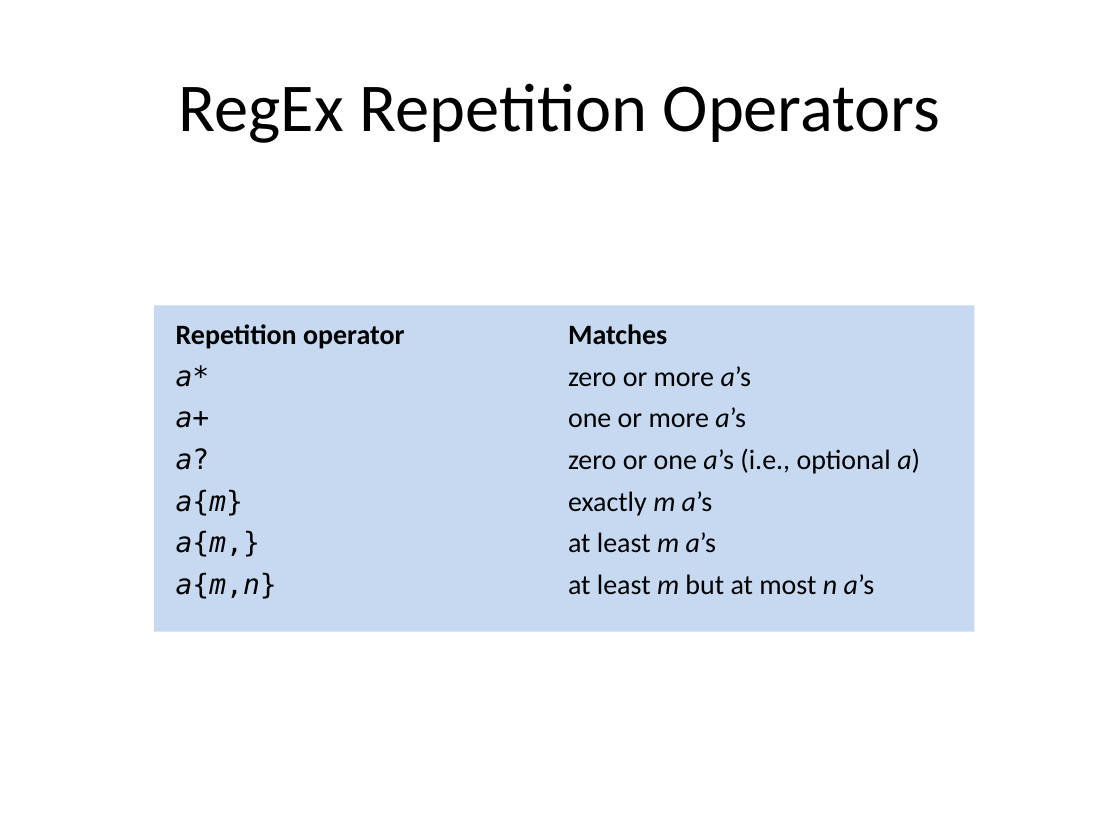
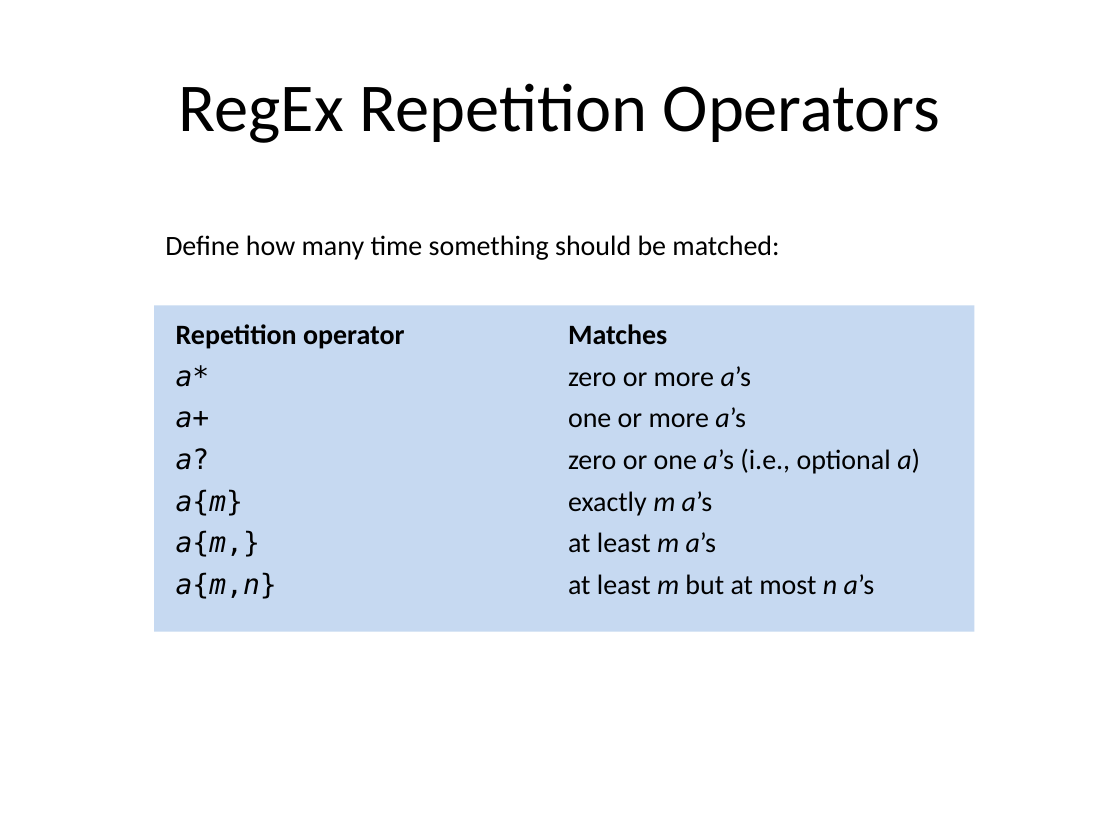
Before and after one commit to kbseah/perlcourse2017, a slide deck: slide 100 of Day1-1_JWI/Day1_intro_scalars_regex.pptx (slide 97 before the commit). Drawn at 1120x840 pixels with LibreOffice and Linux fonts; fonts in the diff are those of the drawing. Boxes give left, top, right and bottom in pixels: in the first picture for what was removed or moved away, otherwise in the second. Text is boxed around its words. In the diff, an @@ line names an element or a change of style, - is before the commit and + after.

```diff
--- a/Day1-1_JWI/Day1_intro_scalars_regex.pptx
+++ b/Day1-1_JWI/Day1_intro_scalars_regex.pptx
@@ text added at box(165, 235, 779, 260), 18 pt, text #000000 @@
+Define how many time something should be matched:
```
Also in this commit, not shown: 14 other slides changed, 7 slides added, 1 slide removed, 1 other file.
